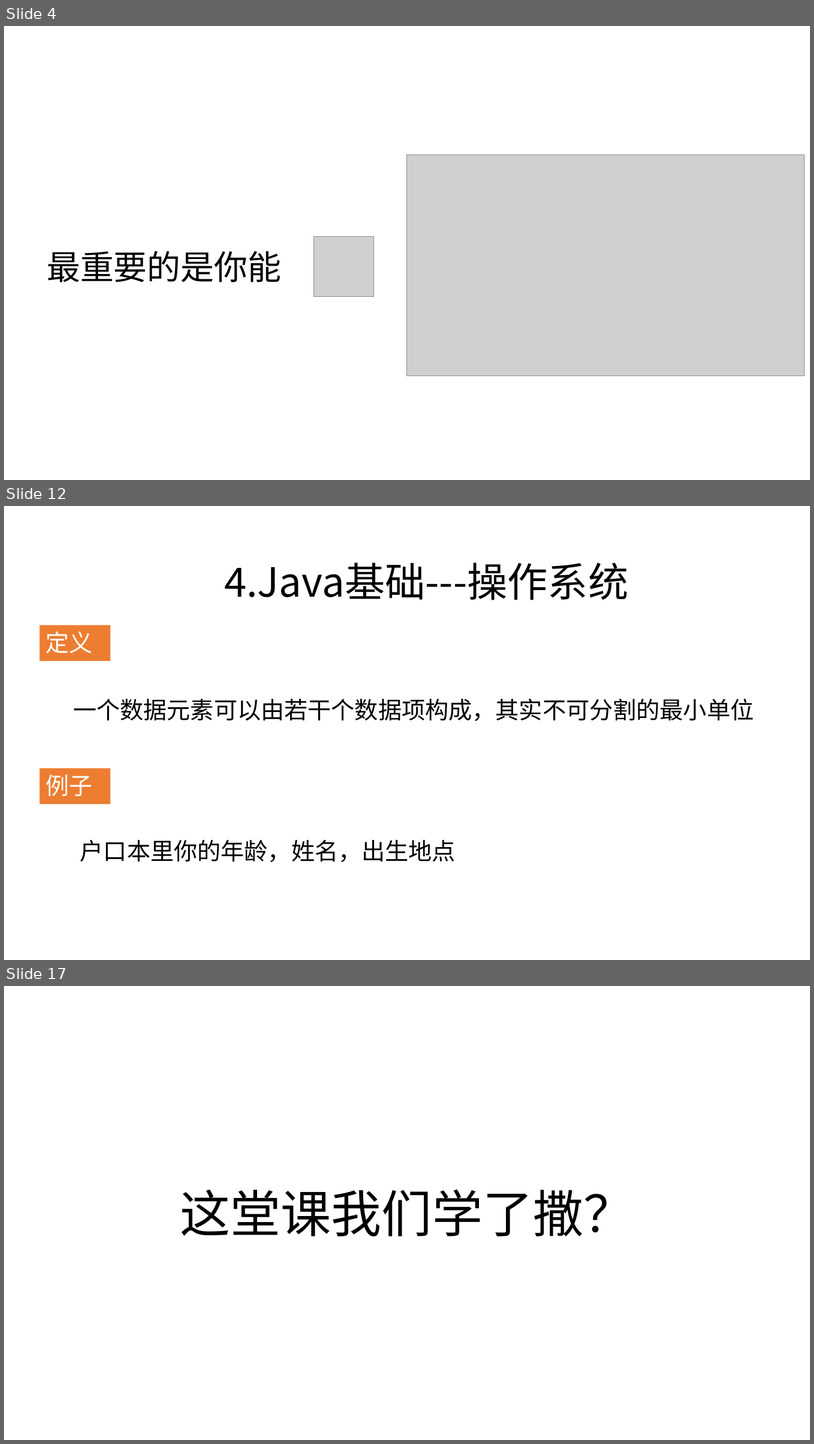
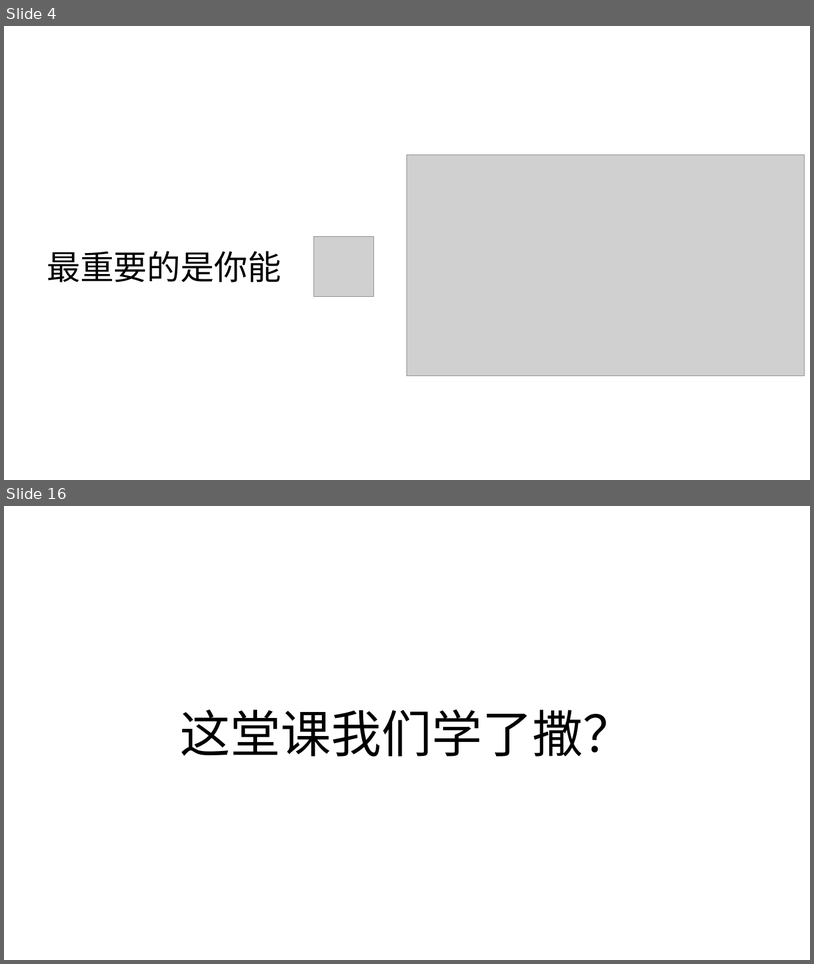
Before and after one commit to zjyesir/hmc_java_1, a slide deck: 1.1绪论.pptx. Shown one above the other, each under a label of ours: slides 4, 12 and 17 before the commit, slides 4 and 16 after it; the slides between them are not shown. The pictures are 814x1444 and 814x964 pixels, drawn with LibreOffice and Linux fonts; fonts in the diff are those of the drawing; grey boxes stand for pictures; background and template pictures are left out. Boxes give left, top, right and bottom in pixels: in the first picture for what was removed or moved away, otherwise in the second. Text is boxed around its words. In the diff, an @@ line names an element or a change of style, - is before the commit and + after.

```diff
--- a/1.1绪论.pptx
+++ b/1.1绪论.pptx
@@ slide 12 removed at box(4, 506, 810, 960), background picture (left out) @@
@@ text removed at box(224, 562, 629, 600) @@
-4.Java基础---操作系统
@@ rectangle removed at box(39, 625, 110, 661) @@
-定义
@@ text removed at box(73, 699, 754, 721) @@
-一个数据元素可以由若干个数据项构成，其实不可分割的最小单位
@@ rectangle removed at box(39, 768, 110, 804) @@
-例子
@@ text removed at box(80, 840, 456, 862) @@
-户口本里你的年龄，姓名，出生地点
@@ what was slide 17 is now slide 16 @@
```
Also in this commit, not shown: 7 slides changed, 4 slides added, 4 other slides removed.
